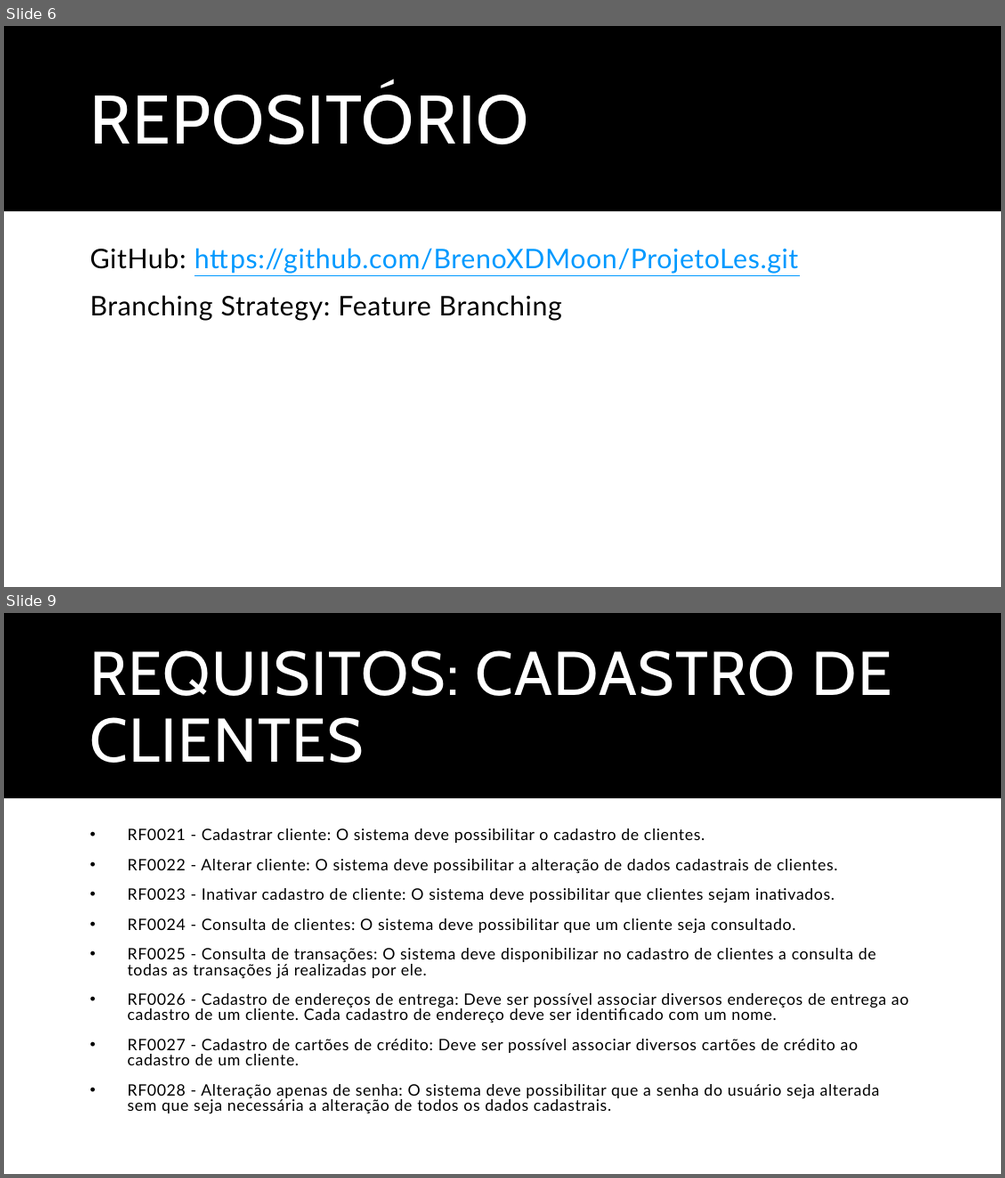
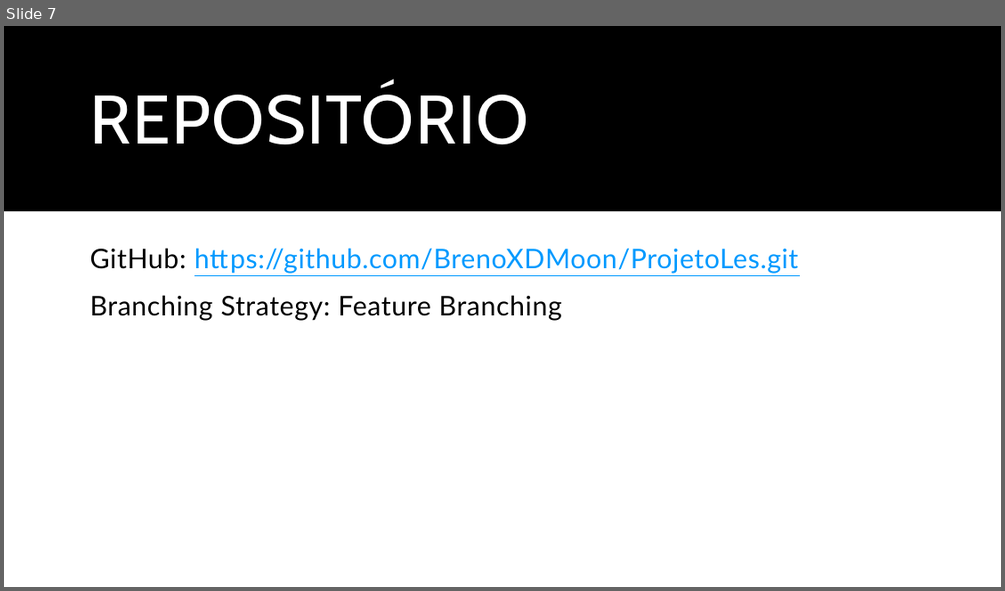
Before and after one commit to BrenoXDMoon/ProjetoLes, a slide deck: Documentos/Trabalho de Lab.pptx. Shown one above the other, each under a label of ours: slides 6 and 9 before the commit, slide 7 after it; the slides between them are not shown. The pictures are 1005x1178 and 1005x591 pixels, drawn with LibreOffice and Linux fonts; fonts in the diff are those of the drawing. Boxes give left, top, right and bottom in pixels: in the first picture for what was removed or moved away, otherwise in the second. Text is boxed around its words. In the diff, an @@ line names an element or a change of style, - is before the commit and + after.

```diff
--- a/Documentos/Trabalho de Lab.pptx
+++ b/Documentos/Trabalho de Lab.pptx
@@ slide 9 removed at <box>4,613,1001,1174</box>, background #FFFFFF; not listed: 1 template element that a slide beside it also shows @@
@@ title removed at <box>90,650,891,763</box> @@
-REQUISITOS: CADASTRO DE CLIENTES
@@ text removed at <box>128,828,908,1114</box> @@
-• RF0021 - Cadastrar cliente: O sistema deve possibilitar o cadastro de clientes.
-• RF0022 - Alterar cliente: O sistema deve possibilitar a alteração de dados cadastrais de clientes.
-• RF0023 - Inativar cadastro de cliente: O sistema deve possibilitar que clientes sejam inativados.
-• RF0024 - Consulta de clientes: O sistema deve possibilitar que um cliente seja consultado.
-• RF0025 - Consulta de transações: O sistema deve disponibilizar no cadastro de clientes a consulta de todas as transações já realizadas por ele.
-• RF0026 - Cadastro de endereços de entrega: Deve ser possível associar diversos endereços de entrega ao cadastro de um cliente. Cada cadastro de endereço deve ser identificado com um nome.
-• RF0027 - Cadastro de cartões de crédito: Deve ser possível associar diversos cartões de crédito ao cadastro de um cliente.
-• RF0028 - Alteração apenas de senha: O sistema deve possibilitar que a senha do usuário seja alterada sem que seja necessária a alteração de todos os dados cadastrais.
@@ what was slide 6 is now slide 7 @@
```
Also in this commit, not shown: 2 slides changed, 1 slide added, 15 other slides removed, 10 other files.
